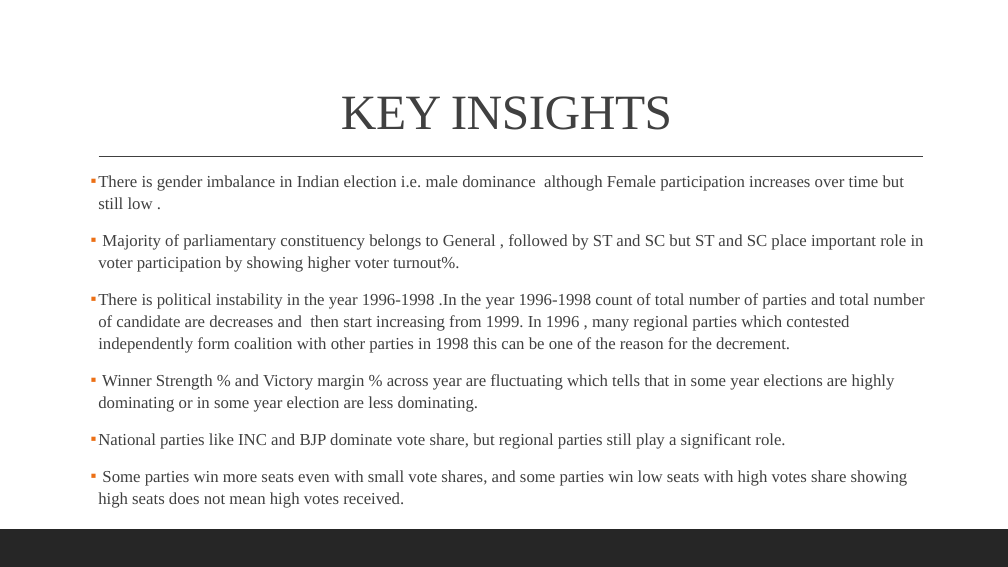
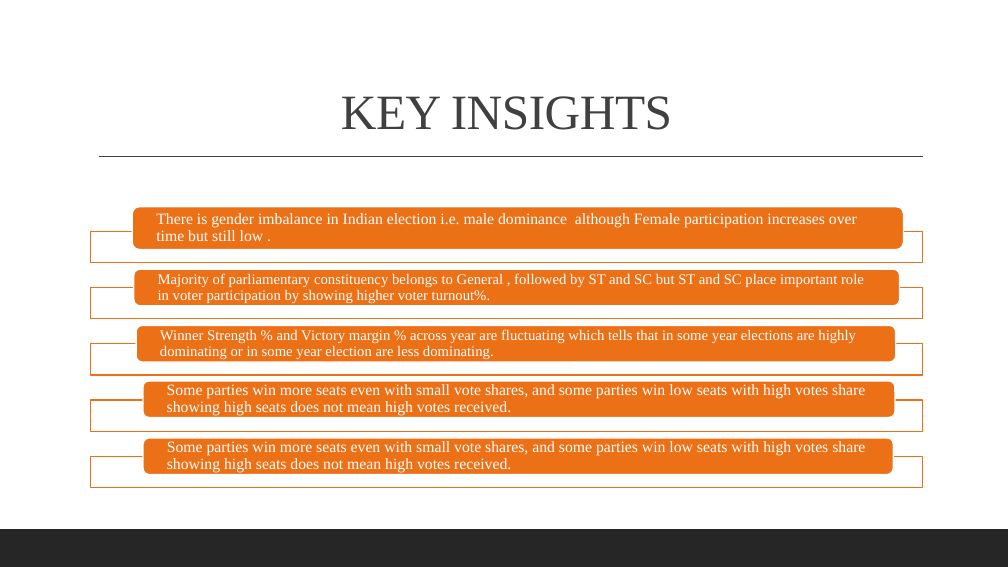
Before and after one commit to aryamishra452/Infosys_Springboard_Virtual_Internship-2026_Batch-11_Team-B, a slide deck: slide 8 of Team Members PPT/KritikaBalpande_ppt.pptx (slide 9 before the commit). Drawn at 1008x567 pixels with LibreOffice and Linux fonts; fonts in the diff are those of the drawing. Boxes give left, top, right and bottom in pixels: in the first picture for what was removed or moved away, otherwise in the second. Text is boxed around its words. In the diff, an @@ line names an element or a change of style, - is before the commit and + after.

Commit message:
Add files via upload
Updated the ppt

```diff
--- a/Team Members PPT/KritikaBalpande_ppt.pptx
+++ b/Team Members PPT/KritikaBalpande_ppt.pptx
@@ text removed at (98, 175, 924, 508) @@
-▪ There is gender imbalance in Indian election i.e. male dominance although Female participation increases over time but still low .
-▪ Majority of parliamentary constituency belongs to General , followed by ST and SC but ST and SC place important role in voter participation by showing higher voter turnout%.
-▪ There is political instability in the year 1996-1998 .In the year 1996-1998 count of total number of parties and total number of candidate are decreases and then start increasing from 1999. In 1996 , many regional parties which contested independently form coalition with other parties in 1998 this can be one of the reason for the decrement.
-▪ Winner Strength % and Victory margin % across year are fluctuating which tells that in some year elections are highly dominating or in some year election are less dominating.
-▪ National parties like INC and BJP dominate vote share, but regional parties still play a significant role.
-▪ Some parties win more seats even with small vote shares, and some parties win low seats with high votes share showing high seats does not mean high votes received.
@@ group added at (91, 206, 923, 488): 5 rectangles, 5 rounded rectangles, 5 texts @@
+There is gender imbalance in Indian election i.e. male dominance although Female participation increases over time but still low .
+Majority of parliamentary constituency belongs to General , followed by ST and SC but ST and SC place important role in voter participation by showing higher voter turnout%.
+Winner Strength % and Victory margin % across year are fluctuating which tells that in some year elections are highly dominating or in some year election are less dominating.
+Some parties win more seats even with small vote shares, and some parties win low seats with high votes share showing high seats does not mean high votes received.
+Some parties win more seats even with small vote shares, and some parties win low seats with high votes share showing high seats does not mean high votes received.
```
Also in this commit, not shown: 5 other slides changed, 1 slide added, 3 slides removed.
